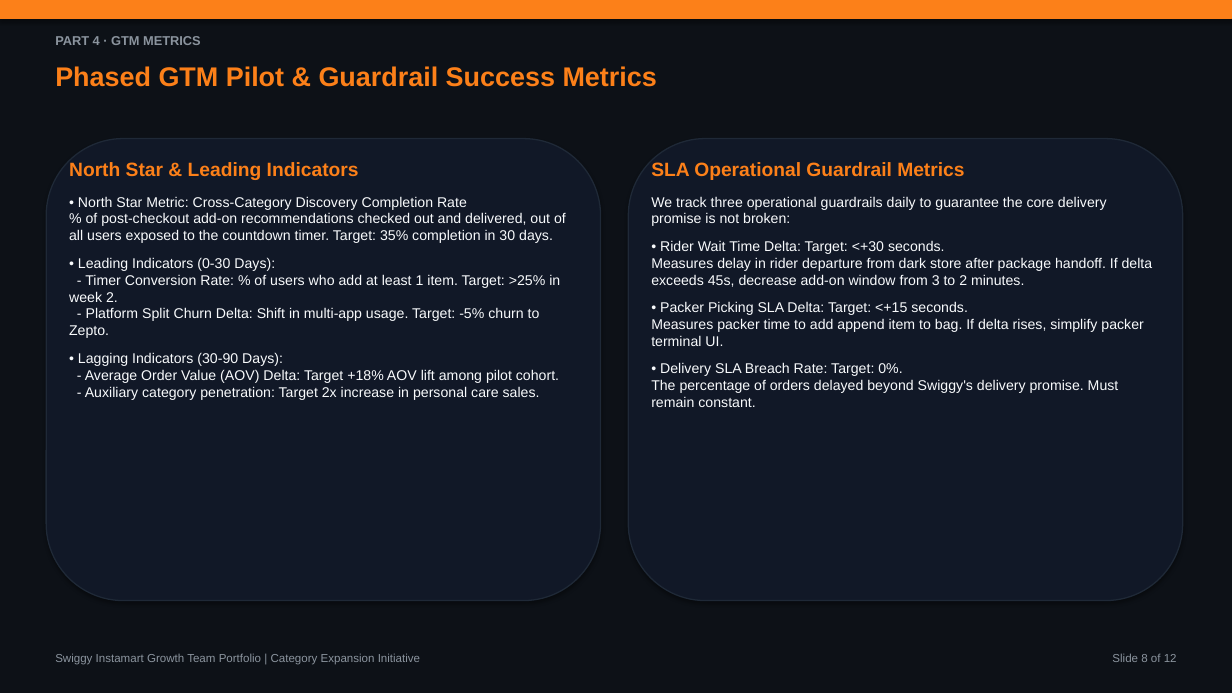
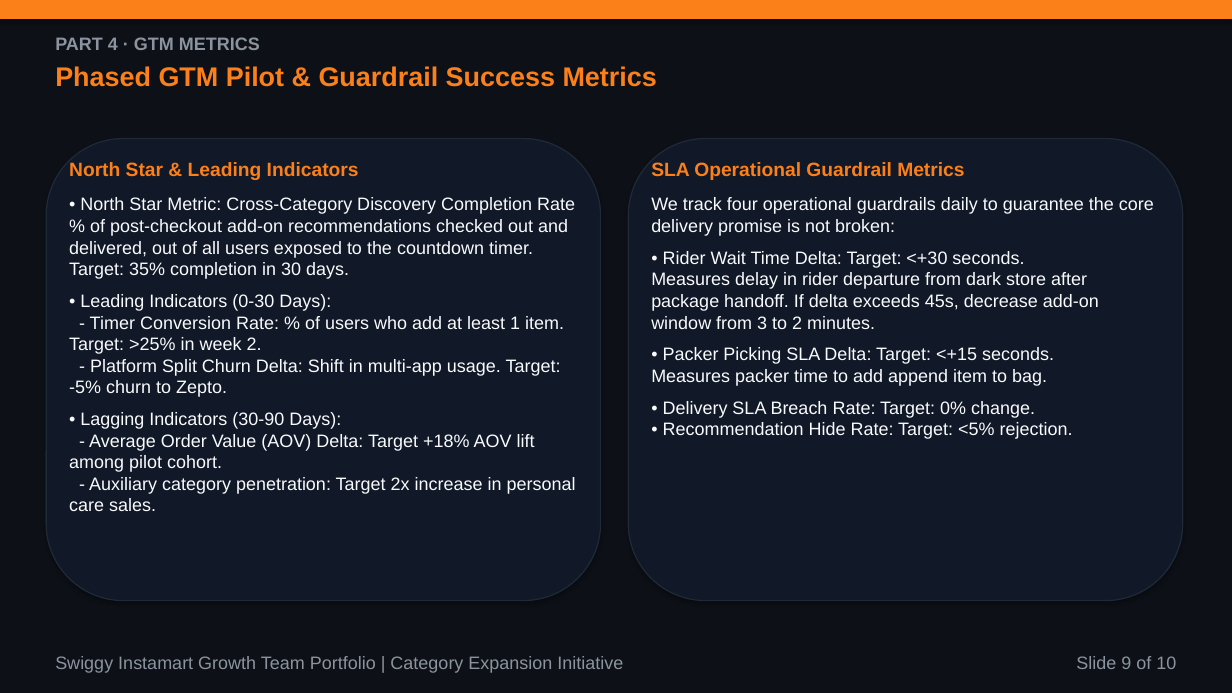
Before and after one commit to aashritamalviya1999/swiggy-instamart-discovery, a slide deck: slide 9 of NL Swiggy Instamart.pptx (slide 8 before the commit). Drawn at 1232x693 pixels with LibreOffice and Linux fonts; fonts in the diff are those of the drawing. Boxes give left, top, right and bottom in pixels: in the first picture for what was removed or moved away, otherwise in the second. Text is boxed around its words. In the diff, an @@ line names an element or a change of style, - is before the commit and + after.

Commit message:
Configure exactly 10 slides max and enforce 14pt minimum font size across PPTX and PDF presentation decks

```diff
--- a/NL Swiggy Instamart.pptx
+++ b/NL Swiggy Instamart.pptx
@@ text "PART 4 · GTM METRICS" at [55, 37, 260, 50]: size 10 to 14 pt @@
@@ text at [69, 197, 576, 511]: size 11 to 14 pt @@
@@ text at [651, 197, 1154, 236]: text changed; size 11 to 14 pt @@
-We track three operational guardrails daily to guarantee the core delivery promise is not broken:
+We track four operational guardrails daily to guarantee the core delivery promise is not broken:
@@ text at [651, 251, 1099, 329]: size 11 to 14 pt in "• Rider Wait Time Delta: Target: <+30 ..." @@
@@ text at [651, 347, 1073, 439]: text changed; size 11 to 14 pt @@
-• Packer Picking SLA Delta: Target: <+15 seconds.
-Measures packer time to add append item to bag. If delta rises, simplify packer terminal UI.
-• Delivery SLA Breach Rate: Target: 0%.
-The percentage of orders delayed beyond Swiggy's delivery promise. Must remain constant.
+• Packer Picking SLA Delta: Target: <+15 seconds.
+Measures packer time to add append item to bag.
+• Delivery SLA Breach Rate: Target: 0% change.
+• Recommendation Hide Rate: Target: <5% rejection.
@@ text "Swiggy Instamart Growth Team Portfolio ..." at [55, 656, 623, 673]: size 9 to 14 pt @@
@@ text at [1076, 656, 1176, 669]: text changed; size 9 to 14 pt @@
-Slide 8 of 12
+Slide 9 of 10
```
Also in this commit, not shown: 6 other slides changed, 3 slides added, 5 slides removed, 3 other files.
